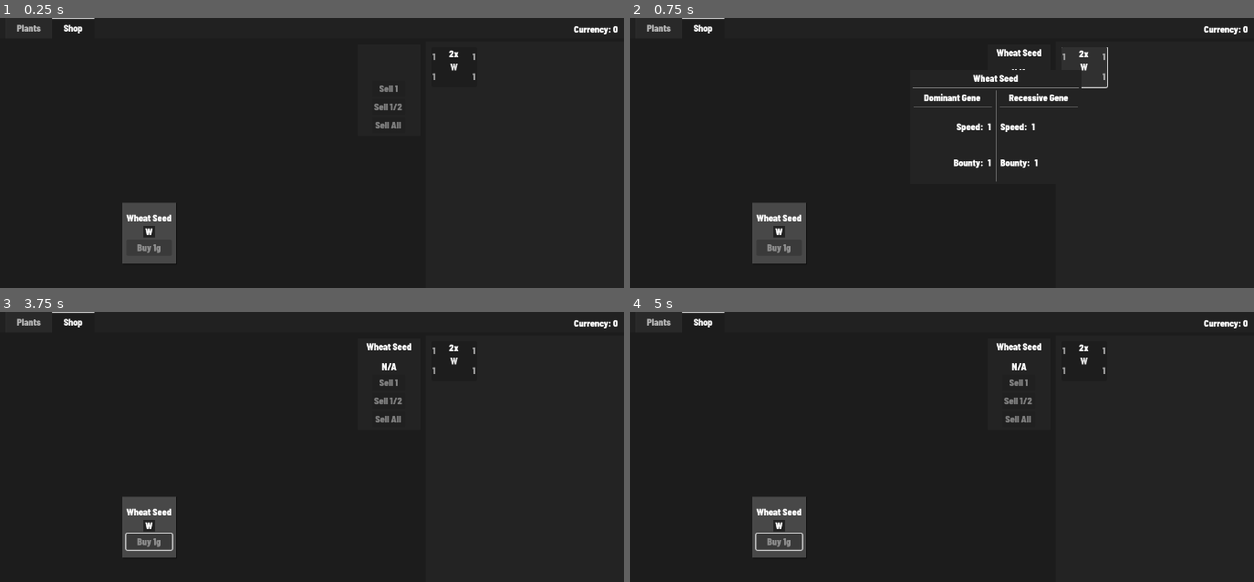
Above: before the commit, frames 1-4 (two rows, left to right).
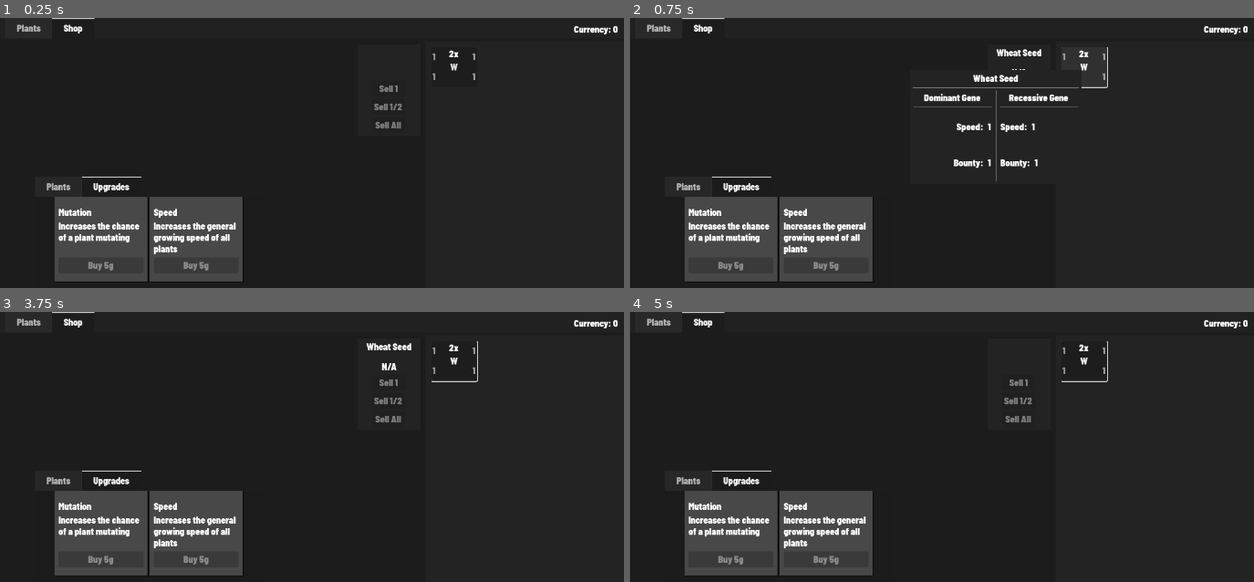
Above: after the commit, the same moments.

Repository: tylercchase/agricraft_godot
Game: Godot game, scene res://src/main.tscn
The game is run twice, just before and just after one commit, with the same random seed, the same clock (stepped at 60 frames per second) and the same inputs. The engine's default icon, where the game draws it, is replaced by a stand-in: a white triangle on a blue panel in a dark square.
Inputs (mouse positions are in pixels of both pictures, inside the frame that each line leads up to):
- Up to frame 1 (0.25 s): no input
- Up to frame 2 (0.75 s): click "W" at 0.5 s
- Up to frame 3 (3.75 s): click "W" at 1.25 s; click "W" at 2 s; tap Enter at 2.75 s; move the mouse to (461, 495) at 2.77 s; click (461, 495) at 2.92 s; tap Space at 3.5 s; drag from (156, 538) to (outside the picture) at 3.52 s
- Up to frame 4 (5 s): tap Enter at 4.25 s; move the mouse to (1004, 428) at 4.27 s; click (1004, 428) at 4.42 s

The runs differ from the first frame. In frame 1, 8.4% of the frame differs, in the area x 7-39%, y 58-98%; in frame 2, 8.4%; in frame 3, 8.5%; in frame 4, 8.7%, in the area x 7-77%, y 10-98%.

Commit message:
feat: add upgrade shop buttons

Diff:
--- /dev/null
+++ b/src/items/resources/godotato.tres
@@ -0,0 +1,12 @@
+[gd_resource type="Resource" script_class="InventoryItem" load_steps=2 format=3 uid="uid://dvif6ptpn1wmd"]
+
+[ext_resource type="Script" uid="uid://v83jxvpytv2l" path="res://src/items/item.gd" id="1_bcugr"]
+
+[resource]
+script = ExtResource("1_bcugr")
+name = "Godotato"
+id = "godotato"
+description = "Smells like godot"
+display_character = "g"
+base_sell_price = 1
+metadata/_custom_type_script = "uid://v83jxvpytv2l"
--- /dev/null
+++ b/src/items/resources/potato.tres
@@ -0,0 +1,12 @@
+[gd_resource type="Resource" script_class="InventoryItem" load_steps=2 format=3 uid="uid://n7l1dka4ckl1"]
+
+[ext_resource type="Script" uid="uid://v83jxvpytv2l" path="res://src/items/item.gd" id="1_lus2m"]
+
+[resource]
+script = ExtResource("1_lus2m")
+name = "Potato"
+id = "potato"
+description = "Tasty"
+display_character = "p"
+base_sell_price = 3
+metadata/_custom_type_script = "uid://v83jxvpytv2l"
--- a/src/main.tscn
+++ b/src/main.tscn
@@ -9,11 +9,14 @@
 [ext_resource type="Script" uid="uid://i7m14kcvvg8e" path="res://src/managers/plant_growth_manager.gd" id="5_fyndt"]
 [ext_resource type="Resource" uid="uid://d1mm8od10gywy" path="res://src/plant/resources/wheat.tres" id="5_kqbth"]
 [ext_resource type="Script" uid="uid://dkff2xlrw5sl5" path="res://src/header/currency_label.gd" id="5_mgm53"]
-[ext_resource type="PackedScene" uid="uid://1t4k8725kuwa" path="res://src/shop/buy_item/sell_container.tscn" id="5_uewes"]
+[ext_resource type="PackedScene" uid="uid://1t4k8725kuwa" path="res://src/shop/sell_item/sell_container.tscn" id="5_uewes"]
 [ext_resource type="Script" uid="uid://gk71eqjiho7u" path="res://src/managers/plant_manager.gd" id="6_kmhfv"]
+[ext_resource type="Resource" uid="uid://bqnilft85o7n2" path="res://src/plant/resources/Potato.tres" id="7_e7lu8"]
 [ext_resource type="Script" uid="uid://cg42us3h16aru" path="res://src/managers/inventory_manager.gd" id="7_rlaii"]
 [ext_resource type="PackedScene" uid="uid://q7vq66m46nni" path="res://src/tooltip/tooltip.tscn" id="8_5mrjc"]
+[ext_resource type="Resource" uid="uid://dxkib30sqcjk5" path="res://src/plant/resources/godotato.tres" id="8_okx7f"]
 [ext_resource type="PackedScene" uid="uid://7570ux4il3p3" path="res://src/guides/plant_guide.tscn" id="8_srxbw"]
+[ext_resource type="PackedScene" uid="uid://pvr4bbnpgfnr" path="res://src/shop/buy_upgrade/buy_upgrade.tscn" id="9_okx7f"]
 [ext_resource type="Script" uid="uid://bxo5knqet1j5l" path="res://src/guides/guide_manager.gd" id="13_d3u4l"]
 
 [node name="Control" type="Control"]
@@ -284,14 +287,62 @@
 [node name="HBoxContainer" type="HBoxContainer" parent="TabContainer/Shop"]
 layout_mode = 2
 
-[node name="Control" type="HBoxContainer" parent="TabContainer/Shop/HBoxContainer"]
-layout_mode = 2
-size_flags_horizontal = 3
-alignment = 1
-
-[node name="ShopBuyItemContainer" parent="TabContainer/Shop/HBoxContainer/Control" instance=ExtResource("4_kf8lf")]
+[node name="CenterContainer" type="CenterContainer" parent="TabContainer/Shop/HBoxContainer"]
+layout_mode = 2
+size_flags_horizontal = 3
+
+[node name="TabContainer" type="TabContainer" parent="TabContainer/Shop/HBoxContainer/CenterContainer"]
+custom_minimum_size = Vector2(400, 200)
+layout_mode = 2
+theme_override_constants/side_margin = 0
+current_tab = 1
+
+[node name="Plants" type="ScrollContainer" parent="TabContainer/Shop/HBoxContainer/CenterContainer/TabContainer"]
+visible = false
+layout_mode = 2
+size_flags_horizontal = 3
+metadata/_tab_index = 0
+
+[node name="Plants" type="HBoxContainer" parent="TabContainer/Shop/HBoxContainer/CenterContainer/TabContainer/Plants"]
+layout_mode = 2
+size_flags_horizontal = 3
+alignment = 1
+
+[node name="ShopBuyItemContainer" parent="TabContainer/Shop/HBoxContainer/CenterContainer/TabContainer/Plants/Plants" instance=ExtResource("4_kf8lf")]
 layout_mode = 2
 item_to_purchase = ExtResource("5_kqbth")
+
+[node name="ShopBuyItemContainer2" parent="TabContainer/Shop/HBoxContainer/CenterContainer/TabContainer/Plants/Plants" instance=ExtResource("4_kf8lf")]
+layout_mode = 2
+item_to_purchase = ExtResource("7_e7lu8")
+
+[node name="ShopBuyItemContainer3" parent="TabContainer/Shop/HBoxContainer/CenterContainer/TabContainer/Plants/Plants" instance=ExtResource("4_kf8lf")]
+layout_mode = 2
+item_to_purchase = ExtResource("8_okx7f")
+
+[node name="Upgrades" type="ScrollContainer" parent="TabContainer/Shop/HBoxContainer/CenterContainer/TabContainer"]
+layout_mode = 2
+size_flags_horizontal = 3
+metadata/_tab_index = 1
+
+[node name="Plants" type="HBoxContainer" parent="TabContainer/Shop/HBoxContainer/CenterContainer/TabContainer/Upgrades"]
+layout_mode = 2
+size_flags_horizontal = 3
+alignment = 1
+
+[node name="PanelContainer" parent="TabContainer/Shop/HBoxContainer/CenterContainer/TabContainer/Upgrades/Plants" instance=ExtResource("9_okx7f")]
+layout_mode = 2
+upgrade_name = "Mutation"
+id = "mutation"
+prices = Array[int]([5])
+description = "Increases the chance of a plant mutating"
+
+[node name="PanelContainer2" parent="TabContainer/Shop/HBoxContainer/CenterContainer/TabContainer/Upgrades/Plants" instance=ExtResource("9_okx7f")]
+layout_mode = 2
+upgrade_name = "Speed"
+id = "speed"
+prices = Array[int]([5])
+description = "Increases the general growing speed of all plants"
 
 [node name="PanelContainer" parent="TabContainer/Shop/HBoxContainer" node_paths=PackedStringArray("inventory_manager") instance=ExtResource("5_uewes")]
 layout_mode = 2
--- /dev/null
+++ b/src/plant/resources/Potato.tres
@@ -0,0 +1,14 @@
+[gd_resource type="Resource" script_class="Plant" load_steps=3 format=3 uid="uid://bqnilft85o7n2"]
+
+[ext_resource type="Resource" uid="uid://n7l1dka4ckl1" path="res://src/items/resources/potato.tres" id="1_oa370"]
+[ext_resource type="Script" uid="uid://bwqcn1on1jm86" path="res://src/plant/plant.gd" id="1_uj77k"]
+
+[resource]
+script = ExtResource("1_uj77k")
+name = "Potato Seed"
+id = "potato-seed"
+display_character = "P"
+grow_ticks = 10
+sell_price = 1
+output = ExtResource("1_oa370")
+metadata/_custom_type_script = "uid://bwqcn1on1jm86"
--- /dev/null
+++ b/src/plant/resources/godotato.tres
@@ -0,0 +1,14 @@
+[gd_resource type="Resource" script_class="Plant" load_steps=3 format=3 uid="uid://dxkib30sqcjk5"]
+
+[ext_resource type="Script" uid="uid://bwqcn1on1jm86" path="res://src/plant/plant.gd" id="1_dthte"]
+[ext_resource type="Resource" uid="uid://dvif6ptpn1wmd" path="res://src/items/resources/godotato.tres" id="1_kgec6"]
+
+[resource]
+script = ExtResource("1_dthte")
+name = "Godotato Seed"
+id = "godotato-seed"
+display_character = "G"
+grow_ticks = 10
+sell_price = 5
+output = ExtResource("1_kgec6")
+metadata/_custom_type_script = "uid://bwqcn1on1jm86"
--- /dev/null
+++ b/src/shop/buy_upgrade/buy_upgrade.gd
@@ -0,0 +1,57 @@
+
+class_name BuyUpgradeButton
+extends PanelContainer
+
+enum Type {
+    STAT,
+    MECHANIC
+}
+
+@export var type: Type
+@export var max_buy: int = 1
+@export var upgrade_name: String
+@export var id: String
+@export var prices: Array[int]
+
+@export_multiline var description: String
+
+
+@export_category("internal")
+@export var name_label: Label
+@export var description_label: RichTextLabel
+@export var upgrade_button: Button
+
+
+var current_upgrade_level = 0
+
+func _ready() -> void:
+    name_label.text = upgrade_name
+    description_label.text = description
+    upgrade_button.disabled = true
+    update_buttons(PlayerStats.currency)
+
+
+func _on_purchase_button(amount):
+    purchase_item(amount)
+
+func purchase_item(amount):
+    PlayerStats.currency = clamp(PlayerStats.currency - prices[current_upgrade_level], 0, INF)
+    # Events.emit_buy_item(item_to_purchase, amount)
+
+func update_buttons(current_funds):
+    upgrade_button.disabled = !check_if_buyable(current_funds)
+    if upgrade_button.disabled: # make this grab a list of all buttons later, this works for now
+        upgrade_button.tooltip_text = 'Not enough moneys'
+
+func check_if_buyable(current_funds):
+    return len(prices) < current_upgrade_level && current_funds >= prices[current_upgrade_level]
+
+
+func _on_currency_changed(current_funds):
+    update_buttons(current_funds)
+
+
+func handle_upgrades(id: String):
+    # this is gonna be super gross, but last minute coding ftw
+
+    pass
--- /dev/null
+++ b/src/shop/buy_upgrade/buy_upgrade.tscn
@@ -0,0 +1,53 @@
+[gd_scene load_steps=3 format=3 uid="uid://pvr4bbnpgfnr"]
+
+[ext_resource type="Script" uid="uid://cx4l4oxqpjqlg" path="res://src/shop/buy_upgrade/buy_upgrade.gd" id="1_rje5i"]
+
+[sub_resource type="StyleBoxFlat" id="StyleBoxFlat_khc5n"]
+bg_color = Color(0.282353, 0.282353, 0.282353, 1)
+shadow_size = 1
+shadow_offset = Vector2(1, 1)
+
+[node name="PanelContainer" type="PanelContainer" node_paths=PackedStringArray("name_label", "description_label", "upgrade_button")]
+custom_minimum_size = Vector2(163.46, 0)
+anchors_preset = 8
+anchor_left = 0.5
+anchor_top = 0.5
+anchor_right = 0.5
+anchor_bottom = 0.5
+offset_left = -40.0
+offset_top = -38.0
+offset_right = 40.0
+offset_bottom = 38.0
+grow_horizontal = 2
+grow_vertical = 2
+size_flags_horizontal = 4
+size_flags_vertical = 4
+theme_override_styles/panel = SubResource("StyleBoxFlat_khc5n")
+script = ExtResource("1_rje5i")
+name_label = NodePath("MarginContainer/ShopBuyItemContainer/Label")
+description_label = NodePath("MarginContainer/ShopBuyItemContainer/RichTextLabel")
+upgrade_button = NodePath("MarginContainer/ShopBuyItemContainer/PurchaseButton")
+
+[node name="MarginContainer" type="MarginContainer" parent="."]
+layout_mode = 2
+theme_override_constants/margin_left = 7
+theme_override_constants/margin_top = 17
+theme_override_constants/margin_right = 7
+theme_override_constants/margin_bottom = 14
+
+[node name="ShopBuyItemContainer" type="VBoxContainer" parent="MarginContainer"]
+layout_mode = 2
+
+[node name="Label" type="Label" parent="MarginContainer/ShopBuyItemContainer"]
+layout_mode = 2
+text = "Wheat Seed"
+
+[node name="RichTextLabel" type="RichTextLabel" parent="MarginContainer/ShopBuyItemContainer"]
+custom_minimum_size = Vector2(0, 61.39)
+layout_mode = 2
+size_flags_vertical = 3
+text = "Enables the use of things"
+
+[node name="PurchaseButton" type="Button" parent="MarginContainer/ShopBuyItemContainer"]
+layout_mode = 2
+text = "Buy 5g"
--- /dev/null
+++ b/src/shop/buy_upgrade/upgrades/mutation_upgrade.gd
@@ -0,0 +1 @@
+extends BuyUpgradeButton
--- a/src/shop/buy_item/sell_container.tscn
+++ b/src/shop/sell_item/sell_container.tscn
@@ -1,6 +1,6 @@
 [gd_scene load_steps=2 format=3 uid="uid://1t4k8725kuwa"]
 
-[ext_resource type="Script" uid="uid://4htsrnq8phsk" path="res://src/shop/buy_item/sell_container.gd" id="1_ln3a0"]
+[ext_resource type="Script" uid="uid://4htsrnq8phsk" path="res://src/shop/sell_item/sell_container.gd" id="1_ln3a0"]
 
 [node name="SellContainer" type="PanelContainer" node_paths=PackedStringArray("sell_one_button", "sell_half_button", "sell_all_button", "name_label", "price_label")]
 size_flags_horizontal = 0
--- a/src/sidebar/inventory/inventory_container.tscn
+++ b/src/sidebar/inventory/inventory_container.tscn
@@ -11,7 +11,7 @@
 grow_vertical = 2
 size_flags_horizontal = 3
 size_flags_vertical = 3
-columns = 5
+columns = 4
 script = ExtResource("1_6ytax")
 slot_scene = ExtResource("2_30jv2")
 
Not shown: 1 places in src/main.tscn that only renumber resources
Not shown, added: src/shop/buy_upgrade/buy_upgrade.gd.uid
Not shown, added: src/shop/buy_upgrade/upgrades/mutation_upgrade.gd.uid
Renamed: src/shop/buy_item/sell_container.gd -> src/shop/sell_item/sell_container.gd
Renamed: src/shop/buy_item/sell_container.gd.uid -> src/shop/sell_item/sell_container.gd.uid
